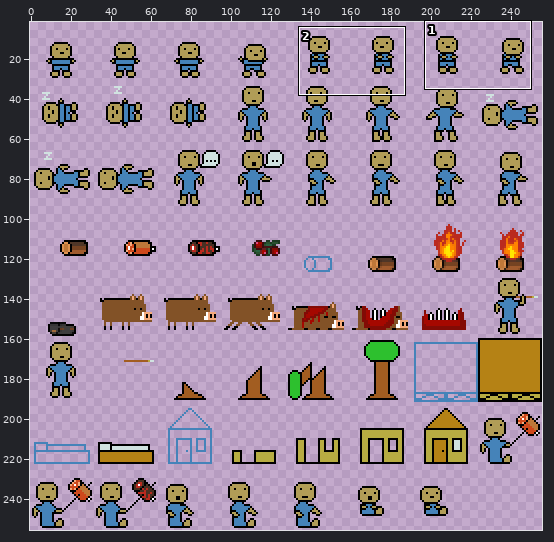
Sprite sheet -- Assets/Textures/PositionSortedSpriteSheet.png. Above: a wide view before the commit, with the close-up outlined.
Close-up. First the earlier version:
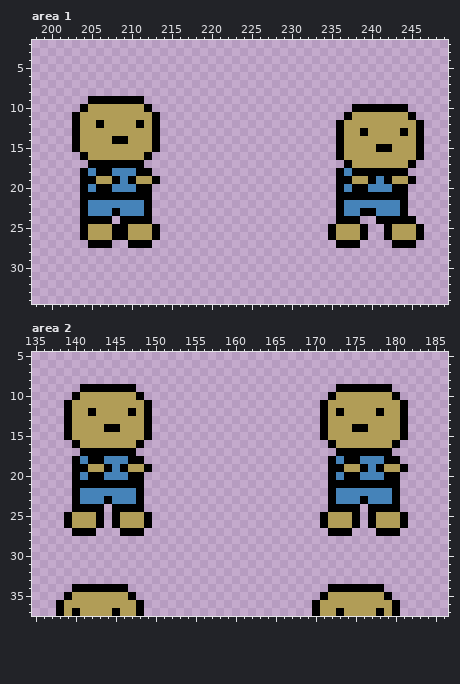
The file is 256x256 pixels. Colours within 5 levels of each other are drawn and written as one. Shown: area 1: x 198..249, y 2..34; area 2: x 135..186, y 5..37. The wide view leaves out empty margins. The commit also changed other parts of the picture, which this record leaves out.
Once edited:
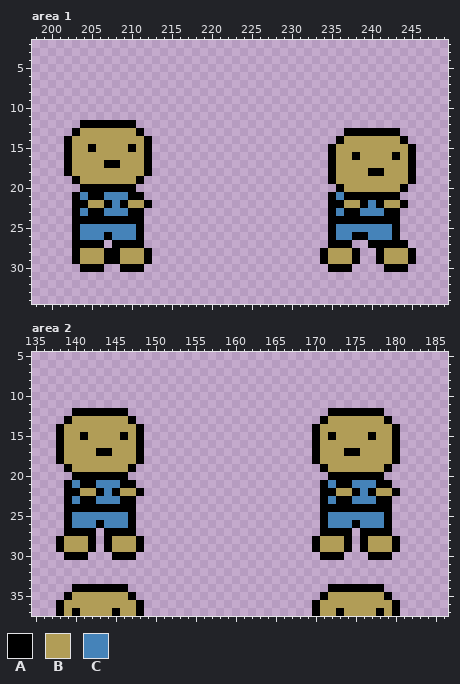
Palette (. is transparent): A #000000  B #b19d57  C #4583b9
What changed:
Area 1:
y 9: x 205..211 AAAAAAA -> .......
y 10: x 204..212 ABBBBBBBA -> .........; x 238..244 AAAAAAA -> .......
y 11: x 203..213 ABBBBBBBBBA -> ...........; x 237..245 ABBBBBBBA -> .........
y 12: x 203..205 ABB -> .AA; x 207..213 BBBBABA -> AAAA...; x 236..246 ABBBBBBBBBA -> ...........
y 13: x 211..213 BBA -> A..; x 236..238 ABB -> .AA; x 240..246 BBBBABA -> AAAA...
y 14: x 202..203 .A -> AB; x 208..209 AA -> BB; x 212..213 BA -> A.; x 244..246 BBA -> A..
y 15: x 202..203 .A -> AB; x 205 B -> A; x 210 B -> A; x 212..213 BA -> A.; x 235..236 .A -> AB; x 241..242 AA -> BB; x 245..246 BA -> A.
y 16: x 202..204 ..A -> ABB; x 235..236 .A -> AB; x 238 B -> A; x 243 B -> A; x 245..246 BA -> A.
y 17: x 202..206 ...AA -> ABBBB; x 209..212 AAA. -> BBBA; x 235..237 ..A -> ABB
y 18: x 202..211 ..ACAACCCA -> ABBBBBBBBB; x 235..239 .ACAA -> ABBBB; x 242..245 AAA. -> BBBA
y 19: x 203..205 .AA -> ABB; x 208..213 ACABBA -> BBBA..; x 235..237 .AA -> ABB; x 240..242 ACA -> BBB
y 20: x 205 C -> A; x 208..212 CCCAA -> AAA..; x 237..243 CAACCCA -> BBBBBBB
y 21: x 203..204 .A -> AC; x 207..209 AAA -> CCC; x 212 A -> .; x 235..236 .A -> AC; x 244 A -> .
y 22: x 203 . -> A; x 205..207 CCC -> BBA; x 209..211 CCC -> ABB; x 235 . -> A; x 237..239 CCC -> BBA; x 241..243 CCC -> ABB
y 23: x 203..206 .ACC -> ACAA; x 208 A -> C; x 210..212 CCA -> AA.; x 235..240 .ACCAA -> ACAACC; x 242..244 CCA -> AA.
y 24: x 203 . -> A; x 208 . -> A; x 212 A -> .; x 235 . -> A; x 239..240 .. -> AA; x 244..245 AA -> ..
y 25: x 203..213 .ABBBAABBBA -> ACCCCCCCA..; x 236..246 BBBA..ABBBA -> CCCCCCCA...
y 26: x 203..213 .ABBBAABBBA -> ACCCACCCA..; x 236..238 BBB -> CCA; x 240..246 ..ABBBA -> CCCA...
y 27: x 203..204 .. -> AA; x 207..209 A.. -> .AA; x 212 A -> .; x 235 . -> A; x 238 A -> .; x 240..242 ... -> AAA; x 245 A -> .
y 28..29: x 203..212 .......... -> ABBBAABBBA; x 234..238 ..... -> ABBBA; x 241..245 ..... -> ABBBA
y 30: x 204..206 ... -> AAA; x 209..211 ... -> AAA; x 235..237 ... -> AAA; x 242..244 ... -> AAA
Area 2:
y 9: x 141..147 AAAAAAA -> .......; x 173..179 AAAAAAA -> .......
y 10: x 140..148 ABBBBBBBA -> .........; x 172..180 ABBBBBBBA -> .........
y 11: x 139..149 ABBBBBBBBBA -> ...........; x 171..181 ABBBBBBBBBA -> ...........
y 12: x 139..141 ABB -> .AA; x 143..149 BBBBABA -> AAAA...; x 171..172 AB -> .A; x 174..177 BBBB -> AAAA; x 179..181 BBA -> ...
y 13: x 147..149 BBA -> A..; x 179..181 BBA -> A..
y 14: x 138..139 .A -> AB; x 144..145 AA -> BB; x 148..149 BA -> A.; x 170..171 .A -> AB; x 175..176 AA -> BB; x 180..181 BA -> A.
y 15: x 138..139 .A -> AB; x 141 B -> A; x 146 B -> A; x 148..149 BA -> A.; x 170..172 .AB -> ABA; x 177 B -> A; x 180..181 BA -> A.
y 16: x 138..140 ..A -> ABB; x 170..172 ..A -> ABB
y 17: x 138..142 ...AA -> ABBBB; x 145..148 AAA. -> BBBA; x 170..173 ...A -> ABBB; x 176..180 AAAA. -> BBBBA
y 18: x 138..147 ..ACAACCCA -> ABBBBBBBBB; x 170..179 ..ACAACCCA -> ABBBBBBBBB
y 19: x 139..141 .AA -> ABB; x 144..149 ACABBA -> BBBA..; x 171..173 .AA -> ABB; x 176..181 ACABBA -> BBBA..
y 20: x 141 C -> A; x 144..148 CCCAA -> AAA..; x 173 C -> A; x 176..180 CCCAA -> AAA..
y 21: x 139..140 .A -> AC; x 143..145 AAA -> CCC; x 148 A -> .; x 171..172 .A -> AC; x 175..177 AAA -> CCC; x 180 A -> .
y 22: x 139 . -> A; x 141..143 CCC -> BBA; x 145..147 CCC -> ABB; x 171 . -> A; x 173..175 CCC -> BBA; x 177..179 CCC -> ABB
y 23: x 139..142 .ACC -> ACAA; x 144 A -> C; x 146..148 CCA -> AA.; x 171..174 .ACC -> ACAA; x 176 A -> C; x 178..180 CCA -> AA.
y 24: x 139 . -> A; x 144 . -> A; x 148 A -> .; x 171 . -> A; x 176 . -> A; x 180 A -> .
y 25: x 140..149 BBBA.ABBBA -> CCCCCCCA..; x 172..181 BBBA.ABBBA -> CCCCCCCA..
y 26: x 140..142 BBB -> CCC; x 144..149 .ABBBA -> CCCA..; x 172..174 BBB -> CCC; x 176..181 .ABBBA -> CCCA..
y 27: x 139 . -> A; x 144..145 .. -> AA; x 148 A -> .; x 171 . -> A; x 176..177 .. -> AA; x 180 A -> .
y 28..29: x 138..142 ..... -> ABBBA; x 144..148 ..... -> ABBBA; x 170..174 ..... -> ABBBA; x 176..180 ..... -> ABBBA
y 30: x 139..141 ... -> AAA; x 145..147 ... -> AAA; x 171..173 ... -> AAA; x 177..179 ... -> AAA
Boxes around the changes in both close-ups, in picture pixels (x1, y1, x2, y2):
changed: (64, 96, 160, 272)
changed: (320, 104, 424, 272)
changed: (56, 384, 152, 560)
changed: (312, 384, 408, 560)
